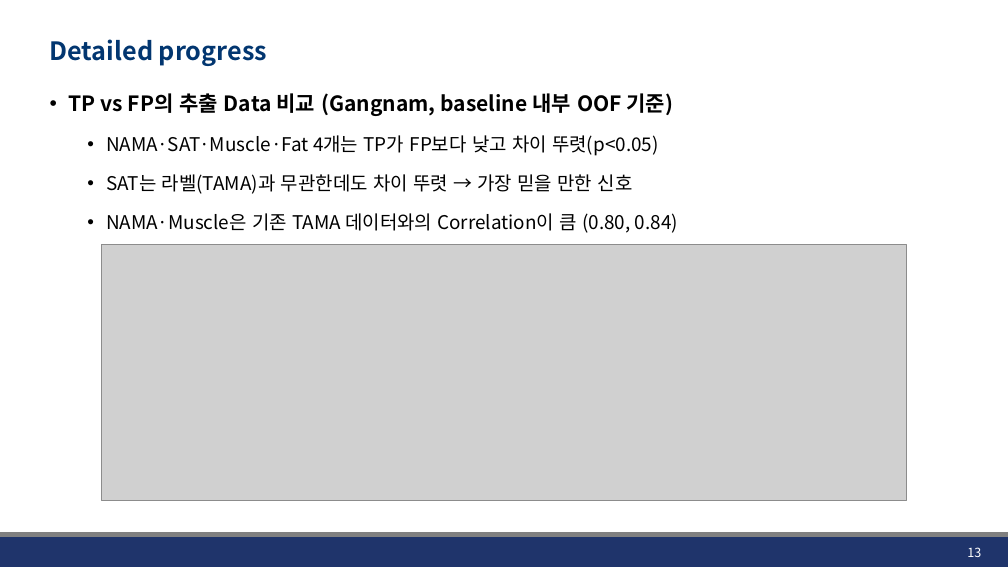
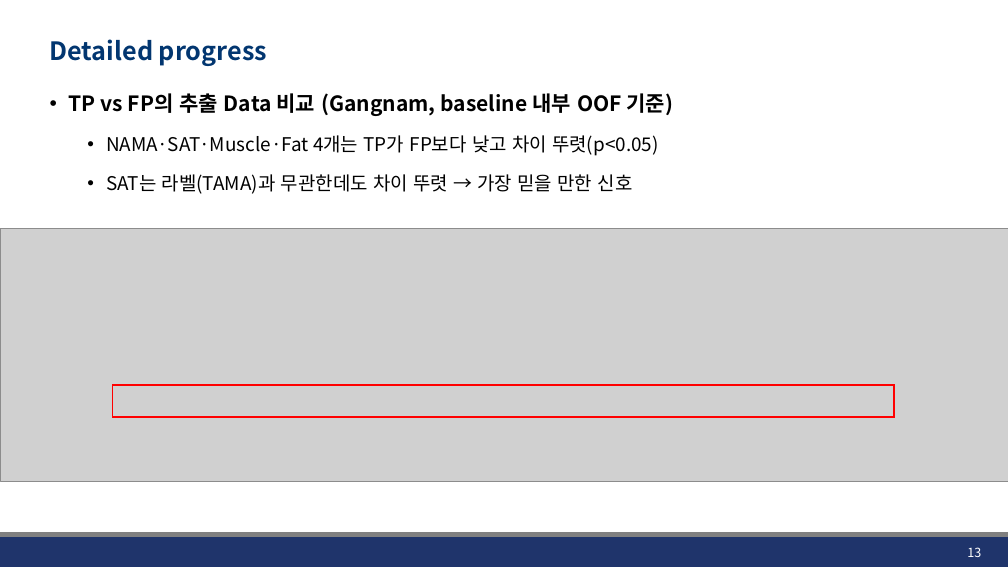
Before and after one commit to JHWannabe/Clinical_Study, a slide deck: slide 13 of docs/260729_Stratified Analysis of AEC.pptx. Drawn at 1008x567 pixels with LibreOffice and Linux fonts; fonts in the diff are those of the drawing; grey boxes stand for pictures; background and template pictures are left out. Boxes give left, top, right and bottom in pixels: in the first picture for what was removed or moved away, otherwise in the second. Text is boxed around its words. In the diff, an @@ line names an element or a change of style, - is before the commit and + after.

```diff
--- a/docs/260729_Stratified Analysis of AEC.pptx
+++ b/docs/260729_Stratified Analysis of AEC.pptx
@@ picture: place and size @@
-picture at [101, 245, 907, 501]
+picture at [0, 228, 1008, 481]
@@ text at [106, 213, 678, 233]: paragraph removed @@
-  • NAMA·Muscle은 기존 TAMA 데이터와의 Correlation이 큼 (0.80, 0.84)
@@ rectangle added at [113, 386, 895, 417], outline #FF0000 1.5 pt @@
```
Also in this commit, not shown: 7 other slides changed, 1 slide added, 1 slide removed, 7 other files.
